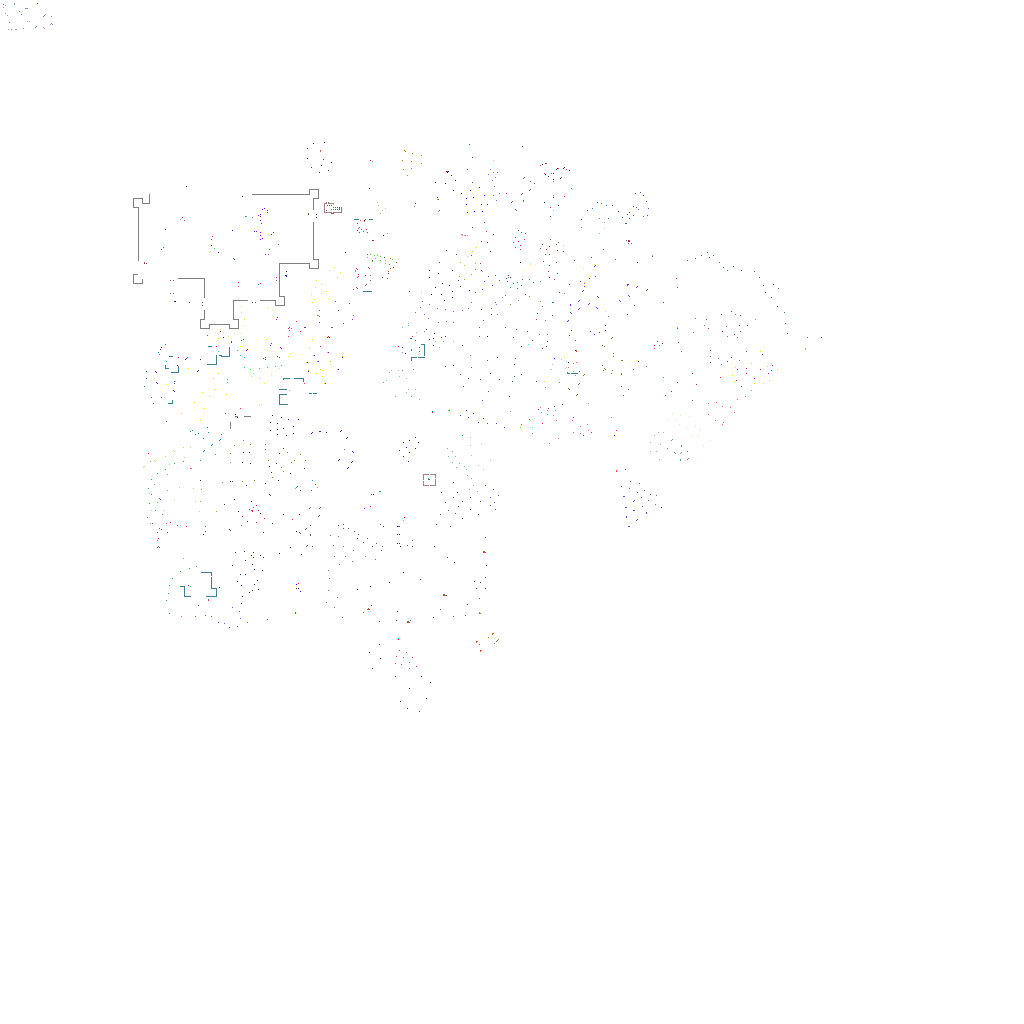
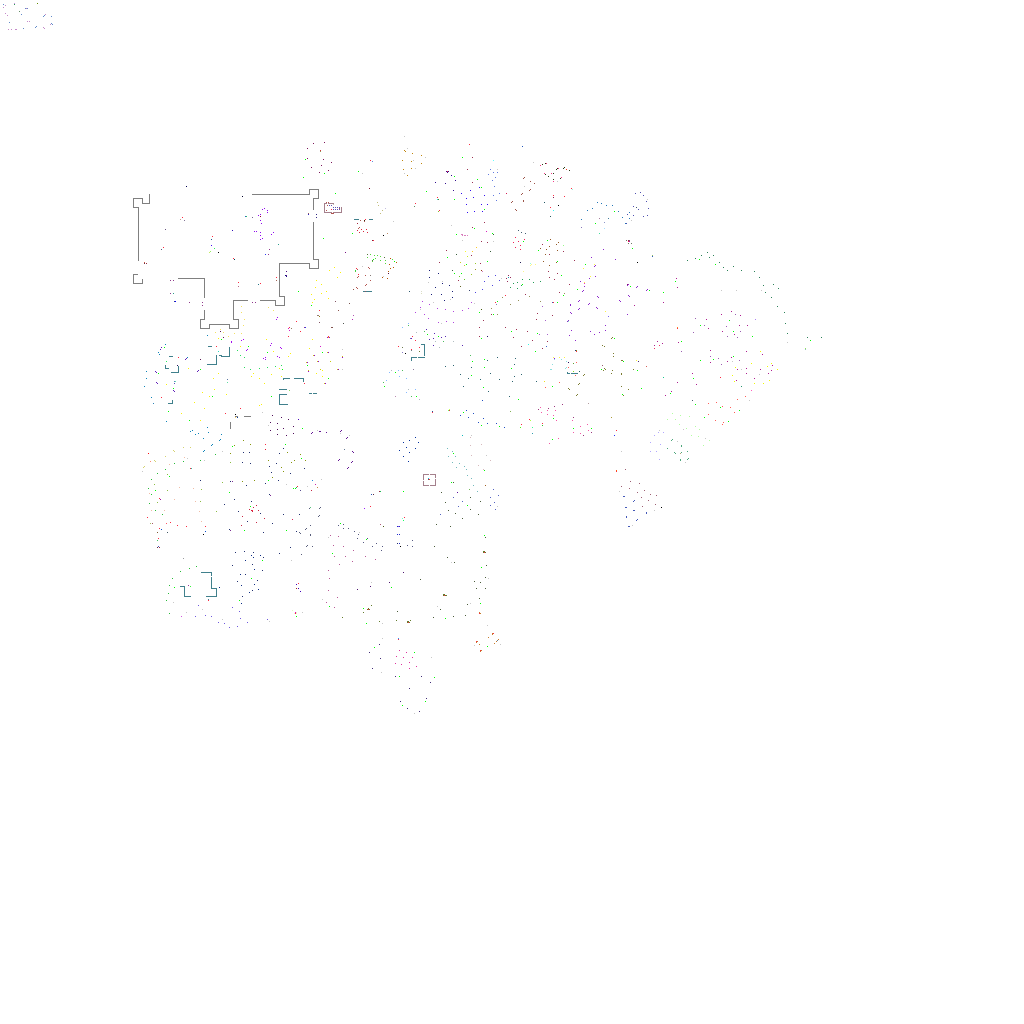
Layered file, before and after one edit (1024 × 1024). Changes by layer:
painted on "stuff" over [142, 136, 811, 714]
